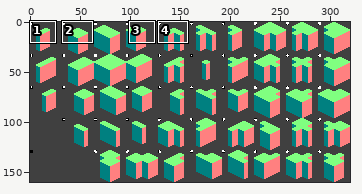
File history of a pixel-art file, tilesets/templates/full_templates/f_thin_transparent_template.aseprite. Above: a wide view before the commit, with the close-up outlined.
Close-up. As it was:
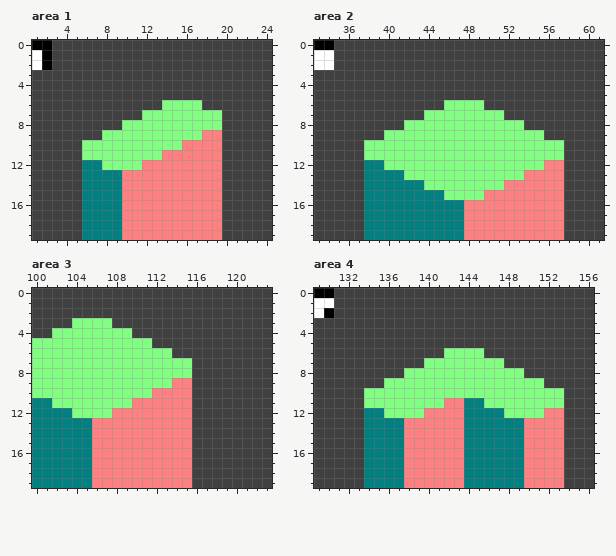
320x160 pixels, 1 frame. Shown: area 1: x 1..24, y 0..19; area 2: x 33..61, y 0..19; area 3: x 100..123, y 0..19; area 4: x 129..156, y 0..19. The commit also changed other parts of the picture, which this record leaves out.
After the commit:
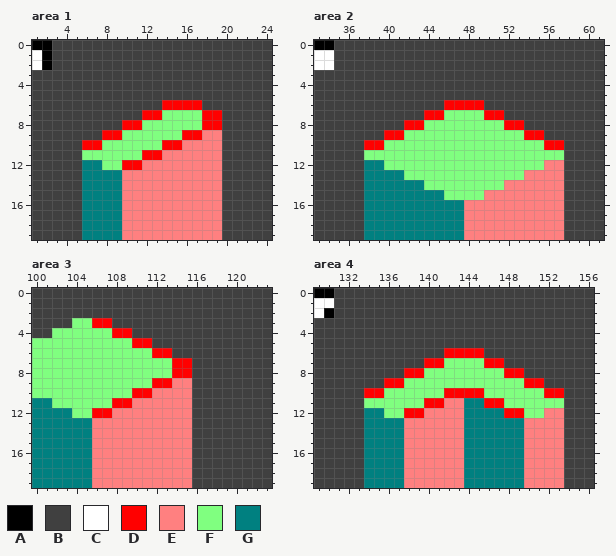
Palette (. is transparent): A #000000  B #404040  C #ffffff  D #ff0000  E #ff8080  F #80ff80  G #008080
The exact change:
layer "Edges" now shown
Area 1, layer "Edges":
The author changed colour F to colour D in row 6 at x 14 to 17; in row 7 at x 12 to 13 and 18 to 19; in row 8 at x 10 to 11 and 18 to 19; in row 9 at x 8 to 9 and 16 to 17; in row 10 at x 6 to 7 and 14 to 15; in row 11 at x 12 to 13.
The author changed colour F to colour D in row 12 at x 10 to 11.
Area 2, layer "Edges":
The author changed colour F to colour D in row 6 at x 46 to 49; in row 7 at x 44 to 45 and 50 to 51; in row 8 at x 42 to 43 and 52 to 53; in row 9 at x 40 to 41 and 54 to 55; in row 10 at x 38 to 39 and 56 to 57.
Area 3, layer "Edges":
The author changed colour F to colour D in row 3 at x 106 to 107; in row 4 at x 108 to 109; in row 5 at x 110 to 111; in row 6 at x 112 to 113; in rows 7 to 8 at x 114 to 115; in row 9 at x 112 to 113.
The author changed colour F to colour D in row 10 at x 110 to 111; in row 11 at x 108 to 109; in row 12 at x 106 to 107.
Area 4, layer "Edges":
The author changed colour F to colour D in row 6 at x 142 to 145; in row 7 at x 140 to 141 and 146 to 147; in row 8 at x 138 to 139 and 148 to 149; in row 9 at x 136 to 137 and 150 to 151; in row 10 at x 134 to 135, 142 to 145 and 152 to 153; in row 11 at x 140 to 141 and 146 to 147.
The author changed colour F to colour D in row 12 at x 138 to 139 and 148 to 149.
Changed places in both close-ups, as pixel boxes (x1, y1, x2, y2):
changed: (82, 100, 222, 170)
changed: (364, 100, 564, 150)
changed: (92, 318, 192, 418)
changed: (364, 348, 564, 418)
